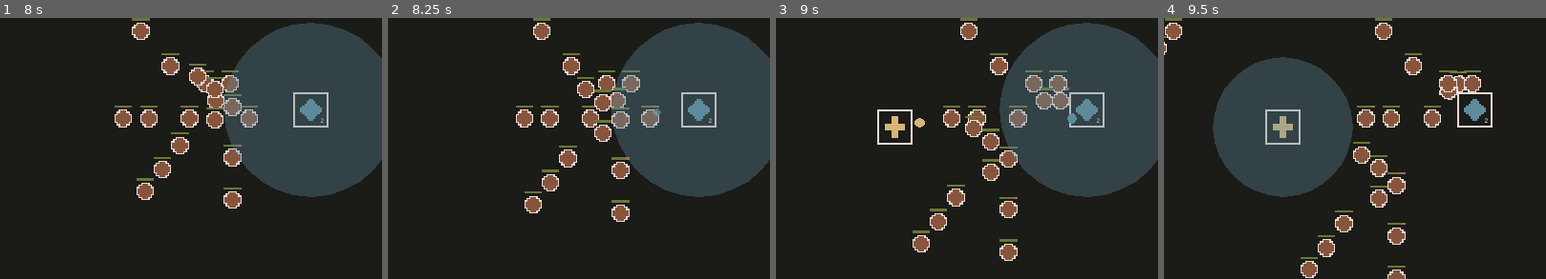
Above: before the commit, frames 1-4 (left to right).
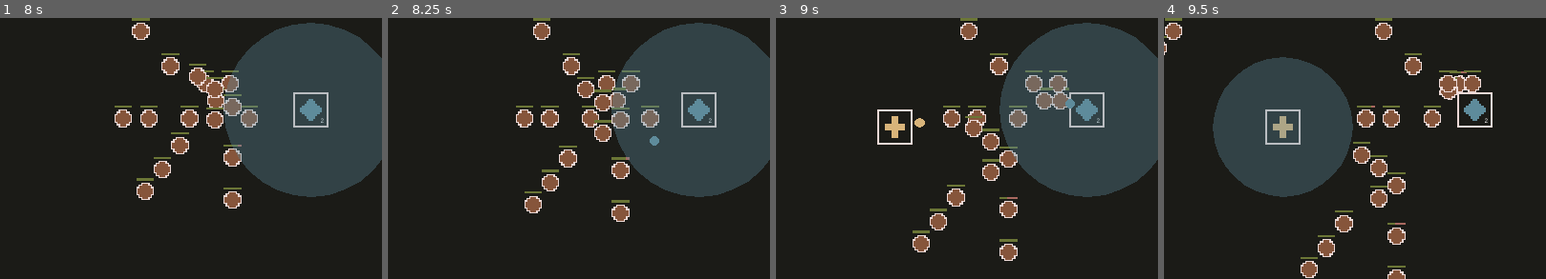
Above: after the commit, the same moments.

Repository: nolenroyalty/ReShape-TD
Game: Godot game, scene res://Main.tscn
Same seed, same stepped clock (60 frames per second), same inputs: the game is played once before the commit and once after it.
Inputs (mouse positions are % of the whole screen's width and height, from its top left):
- Up to frame 1 (8 s): click "Start" at 0.5 s; click (1, 55) at 1.27 s; move the mouse to (40, 47) at 2.02 s; hold U (upgrade_tower) 2.03-2.78 s; hold Shift (continue_building) 2.03-2.78 s; click (40, 47) at 2.17 s; move the mouse to (30, 55) at 2.77 s; tap one key every 0.75 s from 2.85 s: R (reshape_tower) 1 (select_tower_1) 2 (select_tower_2) 3 (select_tower_3) S (sell_tower) N (send_wave) Shift (continue_building); move the mouse to (60, 28) at 3.52 s; hold U (upgrade_tower) 3.53-5.03 s; move the mouse to (45, 70) at 4.27 s; click (45, 70) at 4.42 s; move the mouse to (80, 65) at 5.02 s; move the mouse to (20, 35) at 5.77 s; move the mouse to (55, 50) at 6.52 s; click (55, 50) at 6.67 s; move the mouse to (35, 25) at 7.27 s; hold U (upgrade_tower) from 7.28 s (still down)
- Up to frame 2 (8.25 s): keep holding U (upgrade_tower); move the mouse to (72, 45) at 8.02 s; tap R (reshape_tower) at 8.1 s
- Up to frame 3 (9 s): keep holding U (upgrade_tower); move the mouse to (30, 55) at 8.77 s; tap 1 (select_tower_1) at 8.85 s; click (30, 55) at 8.92 s
- Up to frame 4 (9.5 s): keep holding U (upgrade_tower)
The pictures show only the part of the screen within x 15-65%, y 36-86%; the shares and areas given below are measured in that part.

Frame 1 is identical in both runs. In frame 2, 0.1% of the frame differs, in the area x 68-72%, y 33-49%; in frame 3, 0.2%, in the area x 60-79%, y 26-70%; in frame 4, less than 0.1%.

Commit message:
basic shaders for creep status

Diff:
--- a/creeps/CreepGeneric.gd
+++ b/creeps/CreepGeneric.gd
@@ -29,9 +29,9 @@
 var destination : Vector2
 var navigation_targets = []
 var display_navigation_targets = false
-var chilled = false
-var stunned = false
-var poisoned = false
+var chilled = false setget set_chilled
+var stunned = false setget set_stunned
+var poisoned = false setget set_poisoned
 var max_health = 0
 var health = 0
 var rng
@@ -68,27 +68,38 @@
 	var roll = rng.randi_range(1, 100)
 	return (hit_chance * (1.0 - RESIST_CHANCE)) > roll
 
+func set_chilled(value):
+	chilled = value
+	$SpriteButton.get_material().set_shader_param("is_chilled", value)
+	emit_signal("state_changed")
+
+func set_stunned(value):
+	stunned = value
+	$SpriteButton.get_material().set_shader_param("is_stunned", value)
+	emit_signal("state_changed")
+
+func set_poisoned(value):
+	poisoned = value
+	$SpriteButton.get_material().set_shader_param("is_poisoned", value)
+	emit_signal("state_changed")
+
 func maybe_apply_chilled():
 	if status_effect_hit(100):
-		chilled = true
-		emit_signal("state_changed")
+		set_chilled(true)
 		var duration = 1.0
 		$ChillTimer.start(duration)
 
 func _on_chilltimer_timeout():
-	emit_signal("state_changed")
-	chilled = false
+	set_chilled(false)
 
 func maybe_apply_stun(stun_chance):
 	if status_effect_hit(stun_chance):
-		stunned = true
-		emit_signal("state_changed")
+		set_stunned(true)
 		var duration = 1.0 * STATUS_REDUCTION
 		$StunTimer.start(duration)
 
 func _on_stuntimer_timeout():
-	emit_signal("state_changed")
-	stunned = false
+	set_stunned(false)
 
 func tick_poison(timer, damage, bonus_gold, ticks_remaining):
 	if ticks_remaining == 0:
@@ -105,8 +116,7 @@
 
 func maybe_apply_poison(amount, bonus_gold):
 	if status_effect_hit(100):
-		poisoned = true
-		emit_signal("state_changed")
+		set_poisoned(true)
 		$IsPoisonedTimer.start(1.5)
 		var timer = Timer.new()
 		timer.one_shot = true
@@ -120,8 +130,7 @@
 		# 	damage(d, bonus_gold)
 
 func _on_ispoisonedtimer_timeout():
-	emit_signal("state_changed")
-	poisoned = false
+	set_poisoned(false)
 
 func is_alive():
 	return state != S.DYING and state != S.AT_DESTINATION and state != S.IN_GOAL_AREA
--- /dev/null
+++ b/creeps/CreepGeneric.gdshader
@@ -0,0 +1,26 @@
+shader_type canvas_item;
+
+uniform bool is_poisoned = false;
+uniform bool is_chilled = false;
+uniform bool is_stunned = false;
+
+// uniform vec4 base : hint_color;
+uniform vec3 poison = vec3(0.0, 1.0, 0.0);
+uniform vec3 chill = vec3(0.0, 0.0, 1.0);
+uniform vec3 stun = vec3(0.1, 0.1, 0.1);
+
+void fragment() {
+	COLOR = texture(TEXTURE, UV);
+
+	if (is_poisoned) {
+		COLOR.rgb = mix(COLOR.rgb, poison, 0.25);
+	}
+
+	if (is_chilled) {
+		COLOR.rgb = mix(COLOR.rgb, chill, 0.25);
+	}
+
+	if (is_stunned) {
+		COLOR.rgb = mix(COLOR.rgb, stun, 0.5);
+	}
+}
--- a/creeps/CreepGeneric.tscn
+++ b/creeps/CreepGeneric.tscn
@@ -1,7 +1,18 @@
-[gd_scene load_steps=5 format=2]
+[gd_scene load_steps=7 format=2]
 
 [ext_resource path="res://creeps/CreepGeneric.gd" type="Script" id=1]
 [ext_resource path="res://creeps/sprites/creep1.png" type="Texture" id=2]
+[ext_resource path="res://creeps/CreepGeneric.gdshader" type="Shader" id=3]
+
+[sub_resource type="ShaderMaterial" id=3]
+resource_local_to_scene = true
+shader = ExtResource( 3 )
+shader_param/is_poisoned = false
+shader_param/is_chilled = false
+shader_param/is_stunned = false
+shader_param/poison = Vector3( 0, 1, 0 )
+shader_param/chill = Vector3( 0, 0, 1 )
+shader_param/stun = Vector3( 0.1, 0.1, 0.1 )
 
 [sub_resource type="CircleShape2D" id=1]
 resource_local_to_scene = true
@@ -30,6 +41,7 @@
 color = Color( 0.419608, 0.462745, 0.211765, 1 )
 
 [node name="SpriteButton" type="TextureButton" parent="."]
+material = SubResource( 3 )
 margin_left = -8.0
 margin_top = -8.0
 margin_right = 8.0
@@ -39,6 +51,7 @@
 texture_normal = ExtResource( 2 )
 
 [node name="Hurtbox" type="Area2D" parent="."]
+visible = false
 collision_layer = 66
 collision_mask = 0
 
